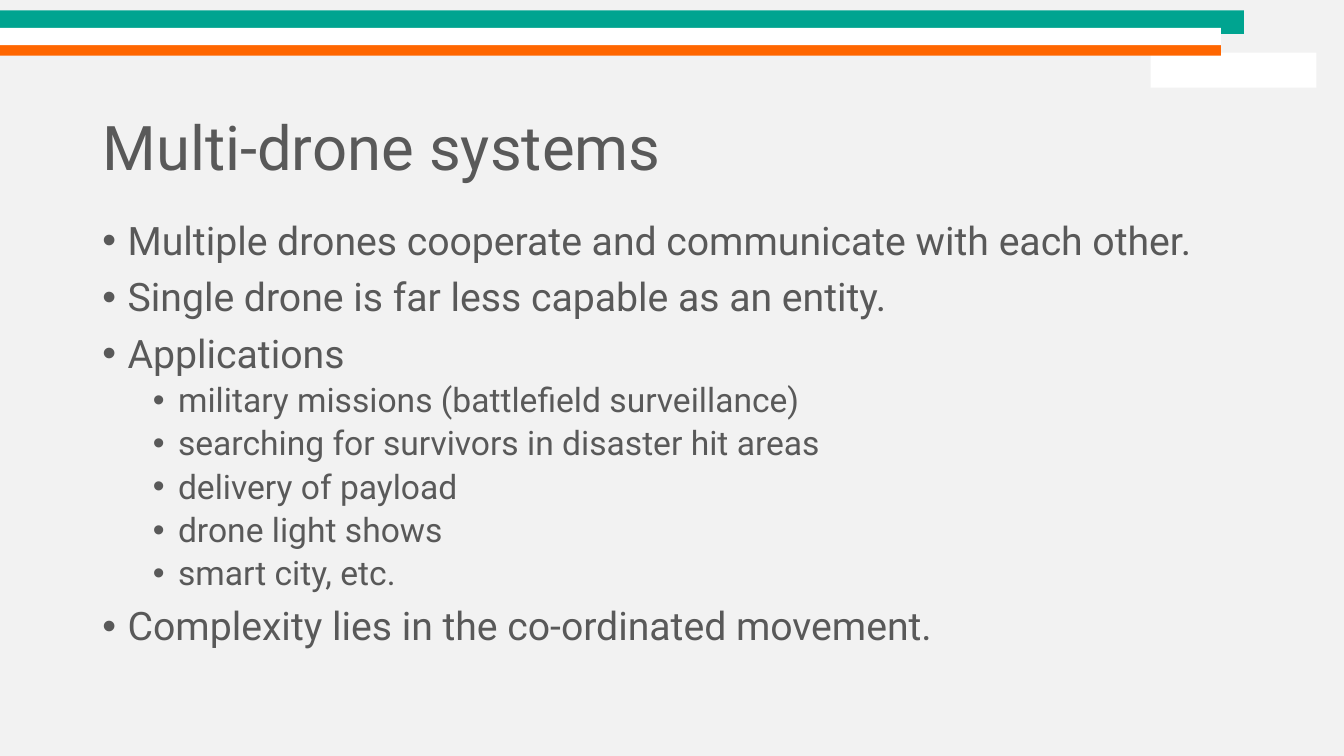
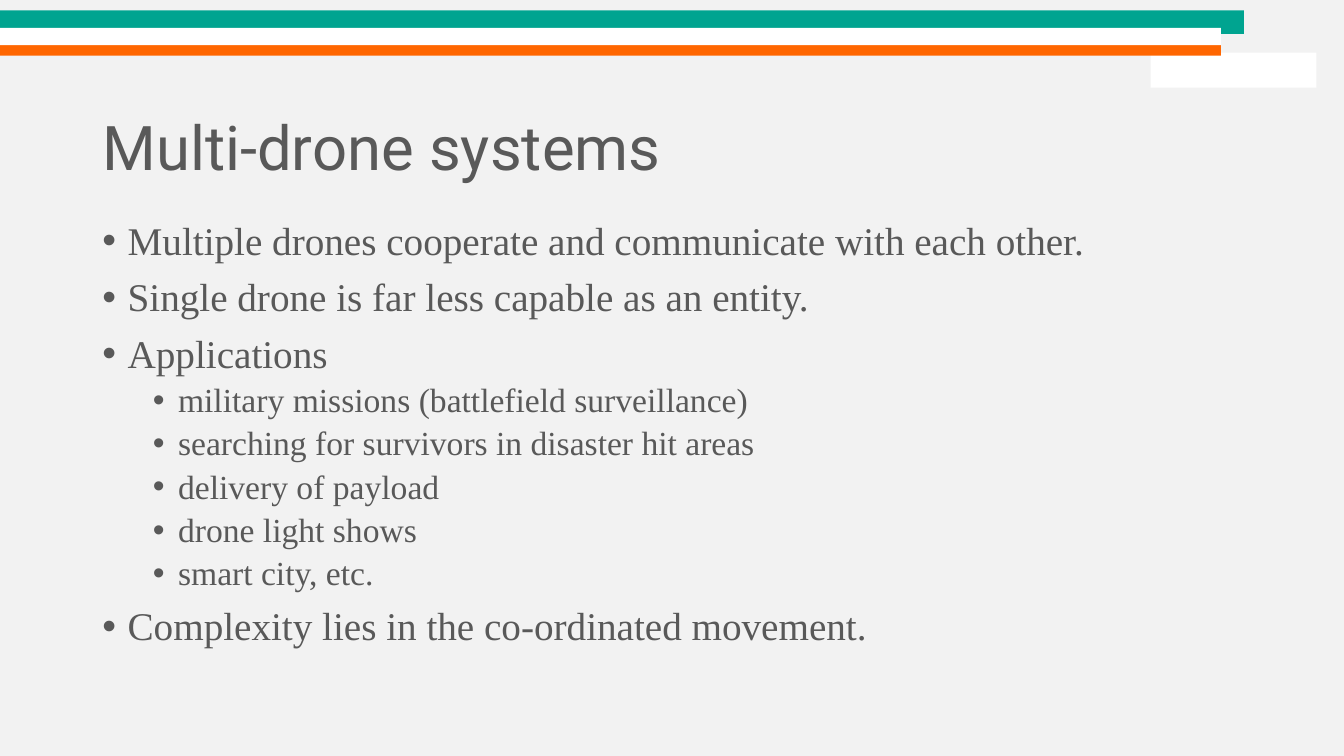
Before and after one commit to dream-lab/acm-school-iot-2021, a slide deck: slide 8 of IoT Simulators.pptx. Drawn at 1344x756 pixels with LibreOffice and Linux fonts; fonts in the diff are those of the drawing; background and template pictures are left out. Boxes give left, top, right and bottom in pixels: in the first picture for what was removed or moved away, otherwise in the second. Text is boxed around its words. In the diff, an @@ line names an element or a change of style, - is before the commit and + after.

```diff
--- a/IoT Simulators.pptx
+++ b/IoT Simulators.pptx
@@ text "Multiple drones cooperate and communicate ..." at [128, 228, 1084, 648]: font Roboto to Times New Roman @@
```
Also in this commit, not shown: 3 other slides changed, 7 slides added, 7 slides removed, 4 other files.
